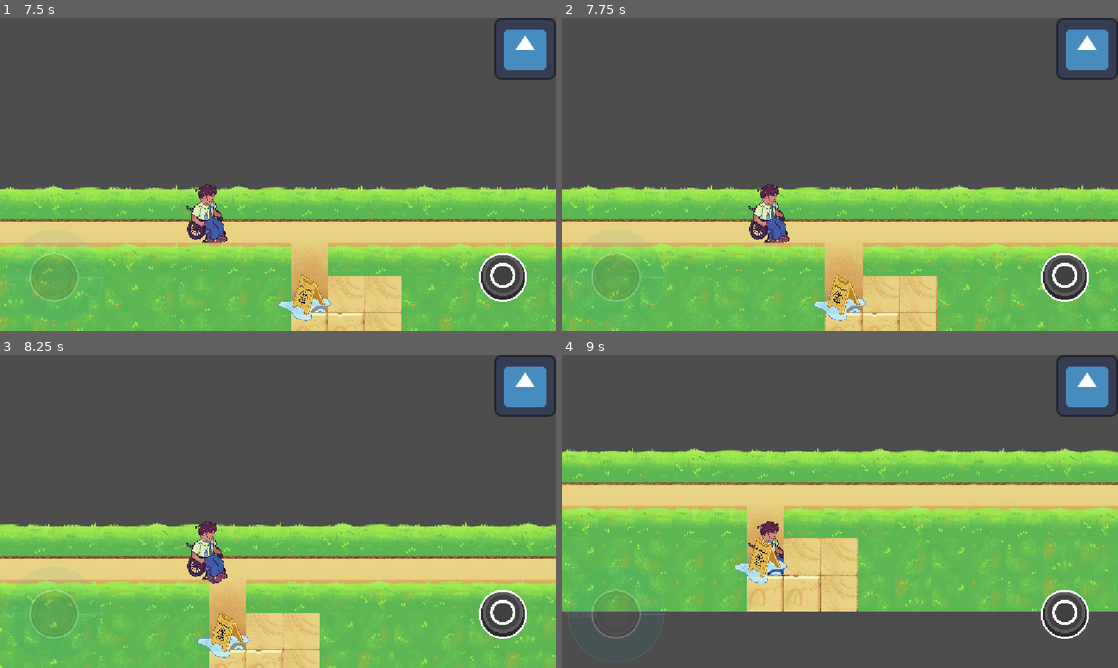
Above: before the commit, frames 1-4 (two rows, left to right).
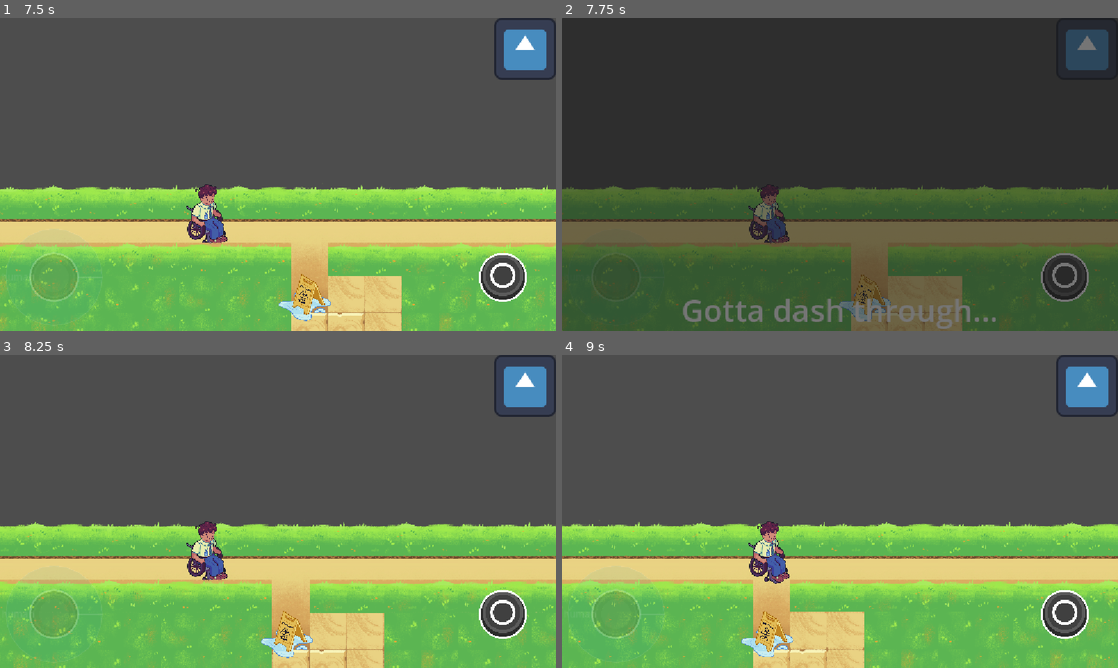
Above: after the commit, the same moments.

Repository: MarkLorens/SeedAcademy
Game: Godot game, scene res://ui/Menu/main_menu.tscn
Same seed, same stepped clock (60 frames per second), same inputs: the game is played once before the commit and once after it. The engine's default icon, where the game draws it, is replaced by a stand-in: a white triangle on a blue panel in a dark square.
Inputs (mouse positions are in pixels of both pictures, inside the frame that each line leads up to):
- Up to frame 1 (7.5 s): click "Start" at 0.5 s; click "Play" at 1.25 s; click (278, 174) at 2 s; click (278, 174) at 2.75 s; click (500, 277) at 3.52 s; click (55, 277) at 4.25 s; click (500, 277) at 5 s; click (55, 277) at 5.75 s; click (500, 277) at 6.5 s; click (55, 277) at 7.25 s
- Up to frame 2 (7.75 s): no input
- Up to frame 3 (8.25 s): click (278, 511) at 8.02 s
- Up to frame 4 (9 s): move the mouse to (962, 495) at 8.77 s

Frame 1 is identical in both runs. In frame 2, 99% of the frame differs, in the area x 0-100%, y 0-100%; in frame 3, 9.9%; in frame 4, 59%.

Commit message:
Dialoge start event is now dynamic.

Diff:
--- /dev/null
+++ b/props/DialogueEventTrigger.tscn
@@ -0,0 +1,13 @@
+[gd_scene format=3 uid="uid://d2h3l6oyr3lle"]
+
+[ext_resource type="Script" uid="uid://pm1idw5r3156" path="res://scripts/DialogueTrigger.gd" id="1_82wvb"]
+
+[sub_resource type="RectangleShape2D" id="RectangleShape2D_fey80"]
+size = Vector2(122, 1325)
+
+[node name="DialogueEventTrigger" type="Area2D" unique_id=531485491]
+script = ExtResource("1_82wvb")
+
+[node name="CollisionShape2D" type="CollisionShape2D" parent="." unique_id=1093445122]
+position = Vector2(0, -9.5)
+shape = SubResource("RectangleShape2D_fey80")
--- a/scenes/level_1.tscn
+++ b/scenes/level_1.tscn
@@ -1,7 +1,6 @@
 [gd_scene format=4 uid="uid://dcgb0j3s34ycs"]
 
 [ext_resource type="Script" uid="uid://dos18l1kajxqj" path="res://scripts/LevelSceneManager.gd" id="1_4nkto"]
-[ext_resource type="PackedScene" uid="uid://rs7301aqj778" path="res://props/jungle_stage/JungleBackground.tscn" id="1_014kd"]
 [ext_resource type="PackedScene" uid="uid://c5sym1ls2gkxb" path="res://props/player_forms/Player.tscn" id="3_5xbjy"]
 [ext_resource type="Texture2D" uid="uid://dhl8pin3f27oi" path="res://assets/spritesheets/bg-spritesheet.png" id="3_7gny6"]
 [ext_resource type="Script" uid="uid://bx2hrhh8teetw" path="res://scripts/resource/FormData.gd" id="5_15mv3"]
@@ -13,6 +12,7 @@
 [ext_resource type="PackedScene" uid="uid://cmtn3cavbs7tu" path="res://ui/LevelUI.tscn" id="10_2y5yt"]
 [ext_resource type="Texture2D" uid="uid://dq1b7kgnoi611" path="res://assets/spritesheets/spritesheet.png" id="12_2aecg"]
 [ext_resource type="PackedScene" uid="uid://b6cd3t06jcai1" path="res://ui/EventUI.tscn" id="12_go7sj"]
+[ext_resource type="PackedScene" uid="uid://d2h3l6oyr3lle" path="res://props/DialogueEventTrigger.tscn" id="14_2aecg"]
 
 [sub_resource type="TileSetAtlasSource" id="TileSetAtlasSource_6dial"]
 texture = ExtResource("3_7gny6")
@@ -119,11 +119,8 @@
 script = ExtResource("1_4nkto")
 Player = NodePath("Player")
 Camera = NodePath("Player/Camera2D")
-Background = NodePath("JungleBackground")
+Background = NodePath("")
 Event_UI_Scene = ExtResource("12_go7sj")
-
-[node name="JungleBackground" parent="." unique_id=1863640712 instance=ExtResource("1_014kd")]
-visible = false
 
 [node name="BGLayer" type="TileMapLayer" parent="." unique_id=1509193997]
 tile_map_data = PackedByteArray("AAAAAAAAAAAAAAAAAAABAAAAAAABAAAAAAACAAAAAAACAAAAAAADAAAAAAADAAAAAAAEAAAAAAAEAAAAAAAFAA …(1024 unchanged characters)…
@@ -160,14 +157,6 @@
 position = Vector2(11347, -640)
 isFalling = true
 
-[node name="LevelUI" parent="." unique_id=1469804206 instance=ExtResource("10_2y5yt")]
-
-[node name="CanvasLayer" parent="LevelUI/CanvasLayer/PauseMenu" parent_id_path=PackedInt32Array(1469804206, 355216389) index="0" unique_id=734266689]
-visible = false
-
-[node name="CanvasLayer" parent="LevelUI/CanvasLayer/GameOver" parent_id_path=PackedInt32Array(1469804206, 1454118889) index="0" unique_id=1219356818]
-visible = false
-
 [node name="Spikes5" parent="." unique_id=1923179411 instance=ExtResource("9_e3sih")]
 position = Vector2(13434, 574)
 
@@ -177,6 +166,22 @@
 [node name="Spikes7" parent="." unique_id=1237675964 instance=ExtResource("9_e3sih")]
 position = Vector2(13952, 579)
 
+[node name="DialogueEventTrigger" parent="." unique_id=531485491 instance=ExtResource("14_2aecg")]
+position = Vector2(3933, -73)
+lines = Array[String](["Gotta dash through..."])
+
+[node name="DialogueEventTrigger2" parent="." unique_id=78568718 instance=ExtResource("14_2aecg")]
+position = Vector2(10545, -103)
+lines = Array[String](["Above!"])
+
+[node name="LevelUI" parent="." unique_id=1469804206 instance=ExtResource("10_2y5yt")]
+
+[node name="CanvasLayer" parent="LevelUI/CanvasLayer/PauseMenu" parent_id_path=PackedInt32Array(1469804206, 355216389) index="0" unique_id=734266689]
+visible = false
+
+[node name="CanvasLayer" parent="LevelUI/CanvasLayer/GameOver" parent_id_path=PackedInt32Array(1469804206, 1454118889) index="0" unique_id=1219356818]
+visible = false
+
 [editable path="LevelUI"]
 [editable path="LevelUI/CanvasLayer/PauseMenu"]
 [editable path="LevelUI/CanvasLayer/GameOver"]
--- /dev/null
+++ b/scripts/DialogueTrigger.gd
@@ -0,0 +1,32 @@
+extends Area2D
+class_name DialogueTrigger
+
+## Drop this on an Area2D (with a CollisionShape2D) anywhere in a level,
+## then type the dialogue into `lines` in the inspector. When the player
+## walks in, the game pauses and EventUI shows the lines.
+
+@export var lines: Array[String] = []
+@export var event_ui_scene: PackedScene = preload("res://ui/EventUI.tscn")
+@export var pause_game := true
+## Fire only the first time the player enters, then remove the trigger.
+@export var one_shot := true
+
+var _used := false
+
+func _ready() -> void:
+	body_entered.connect(_on_body_entered)
+
+func _on_body_entered(body) -> void:
+	if _used or not body.is_in_group("player"):
+		return
+	if one_shot:
+		_used = true
+
+	var event_ui: EventUI = event_ui_scene.instantiate()
+	event_ui.lines = lines
+	event_ui.pause_game = pause_game
+	get_tree().current_scene.add_child(event_ui)
+
+	if one_shot:
+		await event_ui.dialogue_finished
+		queue_free()
--- a/scripts/EventUI.gd
+++ b/scripts/EventUI.gd
@@ -4,13 +4,22 @@
 signal dialogue_finished
 
 @export var lines: Array[String] = []
+@export var pause_game := true
+
 var current_line := 0
 
 @onready var label: Label = $NewGameDialogues/MarginContainer/DialogueLabel
 @onready var next_button: Button = $NewGameDialogues/MarginContainer/NextButton
 
 func _ready() -> void:
+	# Keep running while the tree is paused so the button stays clickable.
+	process_mode = Node.PROCESS_MODE_ALWAYS
+	if pause_game:
+		get_tree().paused = true
 	next_button.pressed.connect(_on_next_pressed)
+	if lines.is_empty():
+		_finish()
+		return
 	_show_line()
 
 func _show_line() -> void:
@@ -19,7 +28,12 @@
 func _on_next_pressed() -> void:
 	current_line += 1
 	if current_line >= lines.size():
-		dialogue_finished.emit()
-		queue_free()
+		_finish()
 	else:
 		_show_line()
+
+func _finish() -> void:
+	if pause_game:
+		get_tree().paused = false
+	dialogue_finished.emit()
+	queue_free()
--- a/scripts/LevelSceneManager.gd
+++ b/scripts/LevelSceneManager.gd
@@ -5,6 +5,11 @@
 @export var Camera: Camera2D
 @export var Background: Node2D
 @export var Event_UI_Scene: PackedScene
+@export var intro_lines: Array[String] = [
+	"\"Hey you.\"",
+	"\"You're finally awake.\"",
+	"\"Lorem Ipsum and whatnot.\"",
+]
 
 const PLAYER_START_POS := Vector2i(150, 350)
 const CAMERA_START_POS := Vector2i(700, -400)
@@ -40,8 +45,8 @@
 func _show_intro_event() -> void:
 	Player.position = PLAYER_START_POS
 	Player.velocity = Vector2i(0, 0)
-	Player.can_move = false
 	var eventUI: EventUI = Event_UI_Scene.instantiate()
+	eventUI.lines = intro_lines
 	add_child(eventUI)
 	eventUI.dialogue_finished.connect(_on_intro_finished)
 
--- a/ui/EventUI.tscn
+++ b/ui/EventUI.tscn
@@ -10,7 +10,7 @@
 grow_horizontal = 2
 grow_vertical = 2
 script = ExtResource("1_gks70")
-lines = Array[String](["\"Hey you.\"", "\"You're finally awake.\"", "\"Lorem Ipsum and whatnot.\""])
+lines = Array[String]([])
 metadata/_edit_use_anchors_ = true
 
 [node name="NewGameDialogues" type="CanvasLayer" parent="." unique_id=1570944692]
Not shown, added: scripts/DialogueTrigger.gd.uid
